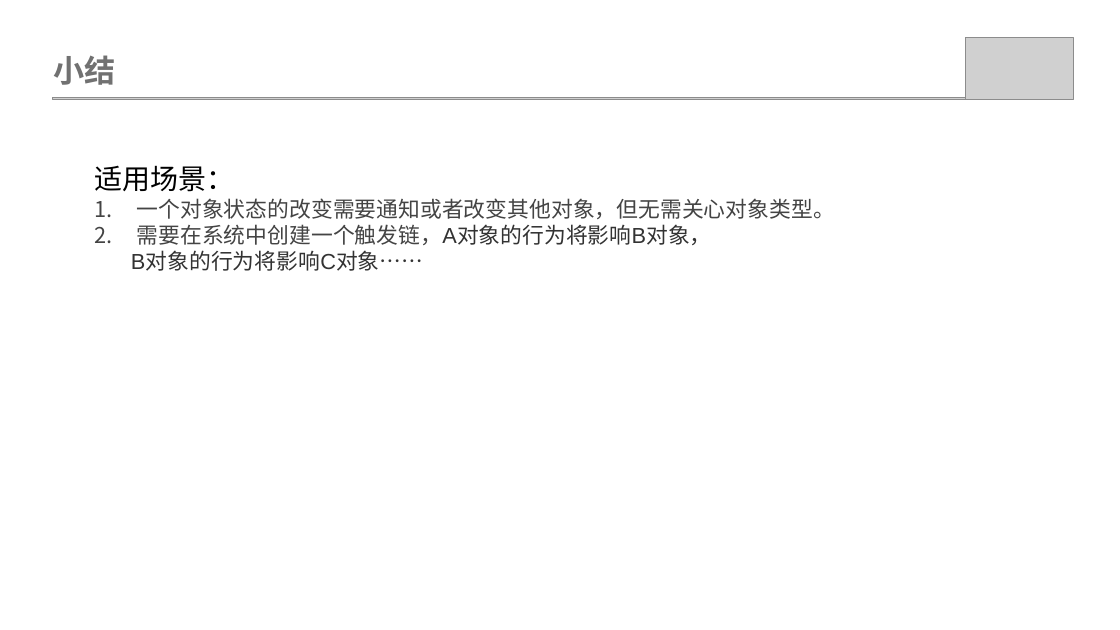
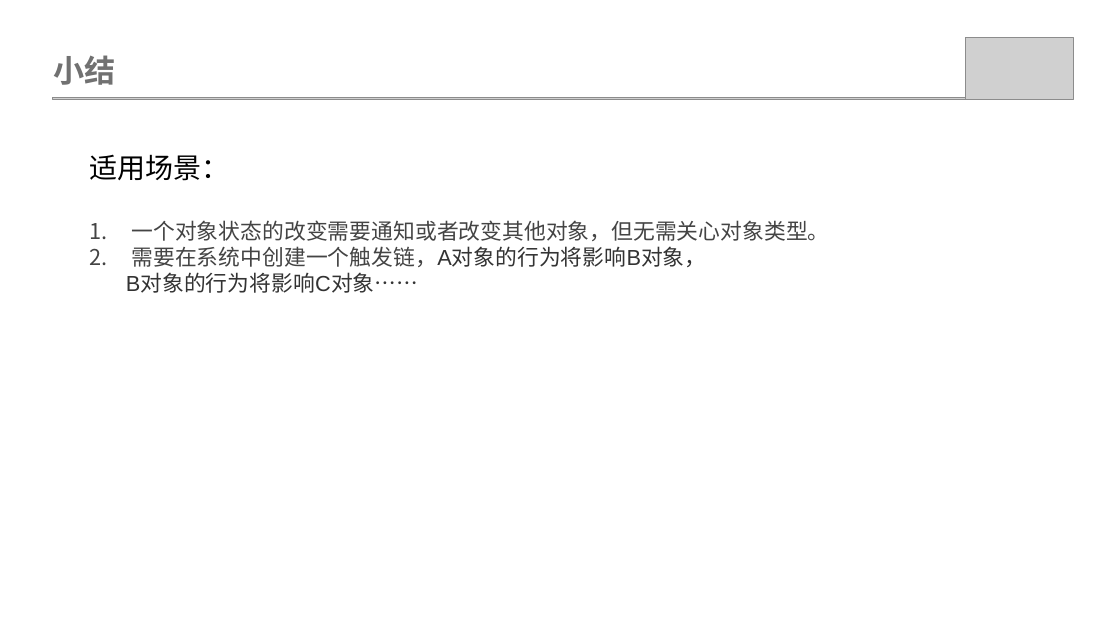
Before and after one commit to weiwangqiang/SharePPT, a slide deck: slide 9 of ObservableMode/观查者模式.pptx. Drawn at 1120x630 pixels with LibreOffice and Linux fonts; fonts in the diff are those of the drawing; grey boxes stand for pictures. Boxes give left, top, right and bottom in pixels: in the first picture for what was removed or moved away, otherwise in the second. Text is boxed around its words. In the diff, an @@ line names an element or a change of style, - is before the commit and + after.

```diff
--- a/ObservableMode/观查者模式.pptx
+++ b/ObservableMode/观查者模式.pptx
@@ text "适用场景：" rewrapped from <box>95,165,835,271</box> to <box>90,154,830,293</box> @@
```
Also in this commit, not shown: 4 other slides changed, 8 other files.
